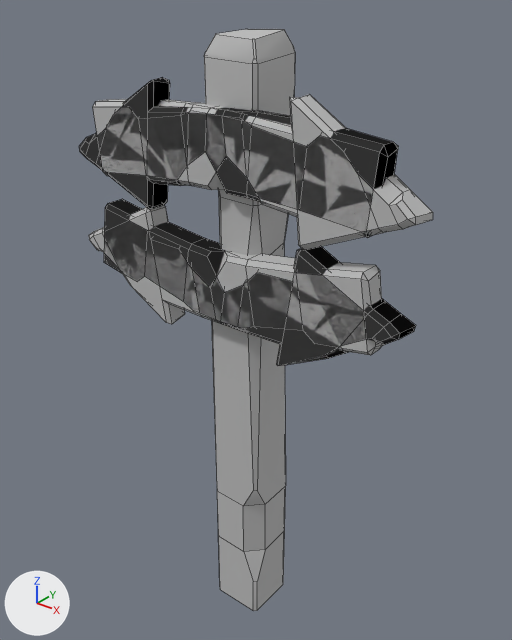
The OBJ model It's TIME for a HERO/Assets/Models/iceMountain/signpost/Signpost.obj as it was, and as the next commit left it.
The view is the same before and after, from a 50 mm lens placed at (3.98, -4.9, 6.61), pointed at (-0.05, 0.15, 3.48). Lighting does not change. The marker at lower left points along +X, +Y and +Z. Mesh edges are drawn as thin lines. Where no turn or scale is listed for an object, it has been applied to the vertices.

Objects in the first picture: 'Signpost'.
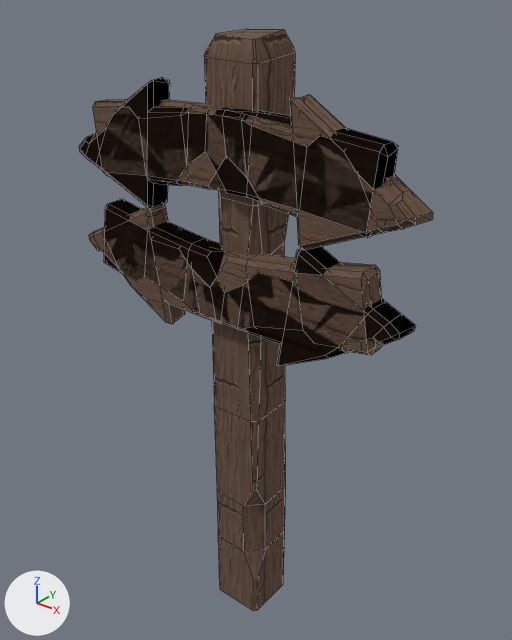
Where the change shows, as pixel boxes (x1, y1, x2, y2) in the pictures (512 x 640 px):
part 1 of me_signpost, built on
    both: (212, 243, 286, 506)
part 2 of me_signpost, recoloured (grey to brown)
    both: (79, 29, 433, 611)

Diff of the bpy script that builds the scene:
```diff
--- a/It's TIME for a HERO/Assets/Models/iceMountain/signpost/Signpost.obj.py
+++ b/It's TIME for a HERO/Assets/Models/iceMountain/signpost/Signpost.obj.py
@@ img_wooddark_jpg @@
+img_wooddark_jpg = load_image('woodDark.jpg', 'woodDark.jpg', 512, 520, 'sRGB')
@@ mat_lambert2sg @@
+mat_lambert2sg = principled_material('lambert2SG')
+mat_lambert2sg.texture = img_wooddark_jpg
+mat_lambert2sg.roughness = 1.0
@@ me_signpost @@
 # used by ob_signpost; location = (0.0, 0.0, 0.0)
-me_signpost.from_pydata(...)  # 464 vertices, 434 faces; spans x -1.94..1.87, y -0.42..0.29, z 0.0..6.21
+me_signpost.from_pydata(...)  # 472 vertices, 442 faces; spans x -1.94..1.87, y -0.42..0.29, z 0.0..6.21
+# me_signpost part 1
+# 8 faces are deleted
+# 8 vertices are added at x -0.29..0.29, y -0.29..0.29, z 2.57..2.62
+# 16 new faces join them
+# me_signpost part 2: 426 faces spanning x -1.94..1.87, y -0.42..0.29, z 0.0..6.21 switch from mat_initialshadinggroup (grey #bcbcbc) to mat_lambert2sg (picture img_wooddark_jpg)
```
